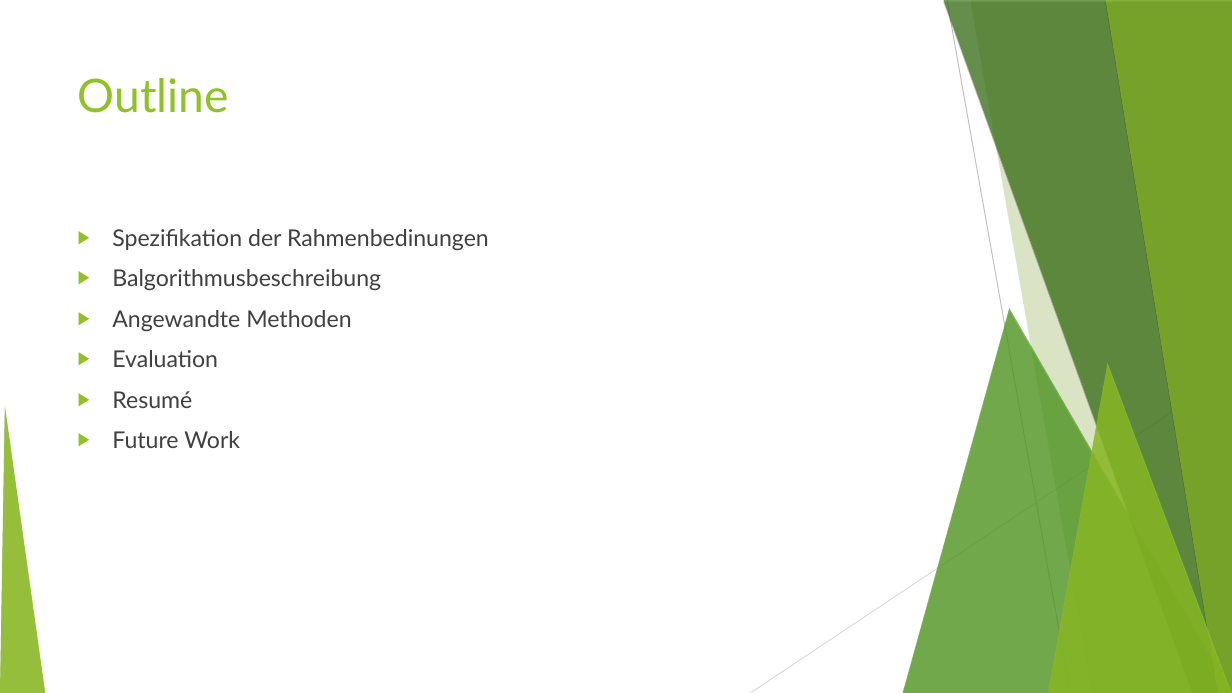
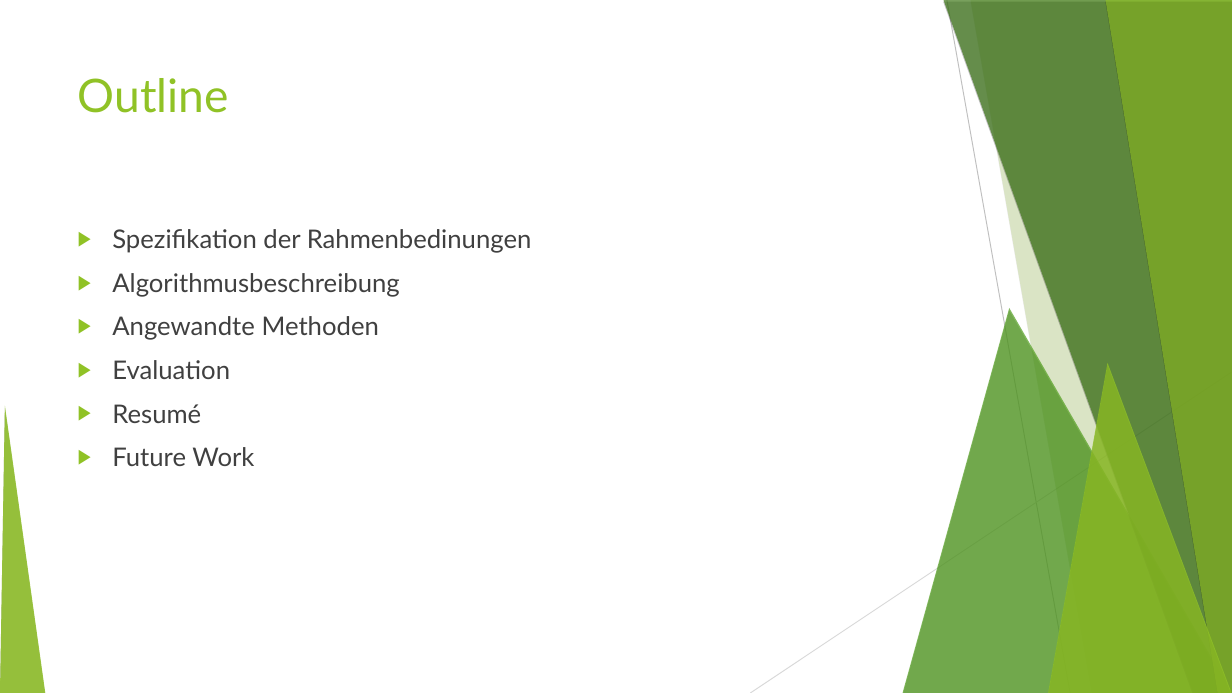
Before and after one commit to MFizz/AiF, a slide deck: slide 3 of Abschluss/alt.odp. Drawn at 1232x693 pixels with LibreOffice and Linux fonts; fonts in the diff are those of the drawing. Boxes give left, top, right and bottom in pixels: in the first picture for what was removed or moved away, otherwise in the second. Text is boxed around its words. In the diff, an @@ line names an element or a change of style, - is before the commit and + after.

```diff
--- a/Abschluss/alt.odp
+++ b/Abschluss/alt.odp
@@ text at (112,229,532,466): size 18 to 20 pt in "Spezifikation der Rahmenbedinungen", "Angewandte Methoden", "Evaluation", "Resumé" and 1 more places @@
@@ text at (112,273,399,297): text changed; size 18 to 20 pt @@
-▶ Balgorithmusbeschreibung
+▶ Algorithmusbeschreibung
```
Also in this commit, not shown: 9 other slides changed, 6 slides added, 3 slides removed.
